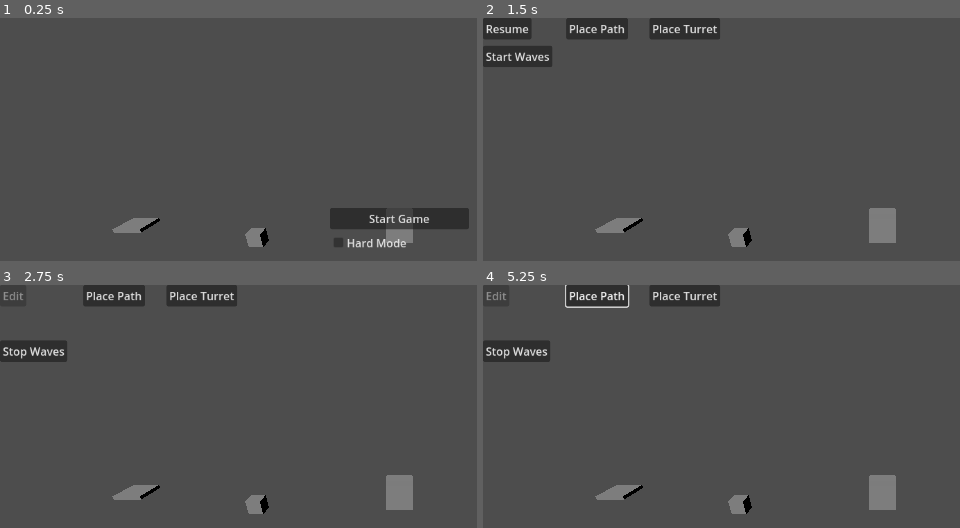
Above: before the commit, frames 1-4 (two rows, left to right).
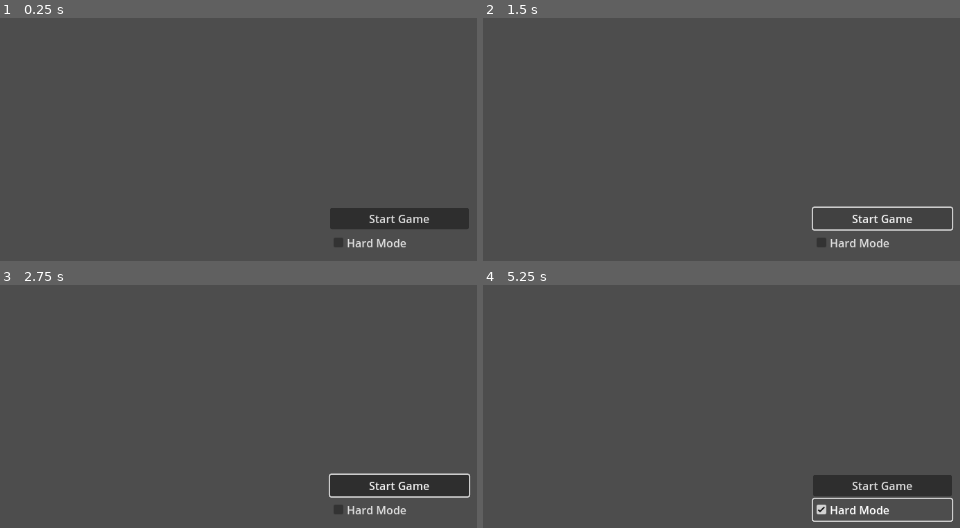
Above: after the commit, the same moments.

Repository: potatozepp/GPT-Test
Game: Godot game, scene res://main.tscn
Same seed, same stepped clock (60 frames per second), same inputs: the game is played once before the commit and once after it.
Inputs (mouse positions are in pixels of both pictures, inside the frame that each line leads up to):
- Up to frame 1 (0.25 s): no input
- Up to frame 2 (1.5 s): click "Start Game" at 0.5 s; click (883, 219) at 1.25 s, where only the run after the commit has a clickable "Start Game"
- Up to frame 3 (2.75 s): click (33, 323) at 2 s, where only the run before the commit has a clickable "Start Waves"
- Up to frame 4 (5.25 s): click (516, 350) at 2.75 s, where only the run before the commit has a clickable "Stop Waves"; click (516, 323) at 3.5 s, where only the run before the commit has a clickable "Start Waves"; click (597, 294) at 4.25 s, where only the run before the commit has a clickable "Place Path"; click (883, 510) at 5 s, where only the run after the commit has a clickable "Hard Mode"

The runs differ from the first frame. In frame 1, 1.0% of the frame differs, in the area x 23-87%, y 82-95%; in frame 2, 6.5%; in frame 3, 7.6%; in frame 4, 7.7%, in the area x 0-99%, y 0-98%.
Error after the commit: Parse Error: Used space character for indentation instead of tab as used before in the file. (res://main.gd:40)

Commit message:
Improve input and pathfinding

Diff:
--- a/enemy.gd
+++ b/enemy.gd
@@ -6,27 +6,40 @@
 var hp := 3
 
 func _physics_process(delta: float) -> void:
-	var main = get_tree().get_root().get_node("Main")
-	var positions: Array = main.path_positions
-	for i in range(positions.size()):
-		if position.distance_to(positions[i]) <= detection_radius:
-			current_index = i
-			break
-	if current_index == -1:
-		return
-	var next_index := current_index + 1
-	if next_index >= positions.size():
-		print("Game Over")
-		get_tree().quit()
-		return
-	var target: Vector3 = positions[next_index]
-	var direction := (target - position).normalized()
-	var distance := speed * delta
-	if position.distance_to(target) <= distance:
-		position = target
-		current_index = next_index
-	else:
-		position += direction * distance
+        var main = get_tree().get_root().get_node("Main")
+        var positions: Array = main.path_positions
+        var core_pos: Vector3 = positions[positions.size() - 1]
+
+        var found_path := false
+        for i in range(positions.size()):
+                if position.distance_to(positions[i]) <= detection_radius:
+                        current_index = i
+                        found_path = true
+                        break
+        if not found_path:
+                current_index = -1
+
+        var target: Vector3 = core_pos
+        if current_index != -1:
+                var next_index := current_index + 1
+                if next_index >= positions.size():
+                        print("Game Over")
+                        get_tree().quit()
+                        return
+                var next_target: Vector3 = positions[next_index]
+                if position.distance_to(core_pos) < position.distance_to(next_target):
+                        target = core_pos
+                else:
+                        target = next_target
+
+        var direction := (target - position).normalized()
+        var distance := speed * delta
+        if position.distance_to(target) <= distance:
+                position = target
+                if current_index != -1 and target != core_pos:
+                        current_index += 1
+        else:
+                position += direction * distance
 
 func take_damage(amount: int) -> void:
 	hp -= amount
--- a/main.gd
+++ b/main.gd
@@ -24,6 +24,8 @@
 @onready var camera = $Camera3D
 var preview_path
 var preview_tower
+var selected_node: Node3D
+var original_material: Material
 
 func _ready() -> void:
 	var core = CoreScene.instantiate()
@@ -37,9 +39,10 @@
 	start_path.add_to_group("paths")
 	add_child(start_path)
 
-	var tower = TowerScene.instantiate()
-	tower.position = Vector3(-10, 0, 2)
-	add_child(tower)
+        var tower = TowerScene.instantiate()
+        tower.position = Vector3(-10, 0, 2)
+        add_child(tower)
+        tower.add_to_group("towers")
 
 	preview_path = PathScene.instantiate()
 	var mesh = preview_path.get_node("Mesh") as MeshInstance3D
@@ -71,8 +74,8 @@
 	stop_button.visible = false
 	path_button.visible = false
 	turret_button.visible = false
-	set_process(true)
-	set_process_input(true)
+        set_process(true)
+        set_process_unhandled_input(true)
 
 func start_game() -> void:
 	game_loaded = true
@@ -144,28 +147,83 @@
 		e.queue_free()
 
 func _input(event: InputEvent) -> void:
-	if not game_loaded or not editing_mode:
-		return
-
-	if event is InputEventMouseButton and event.button_index == MOUSE_BUTTON_LEFT and event.pressed:
-		if placement_mode == "path":
-			add_path_segment(preview_path.position)
-		else:
-			place_turret(preview_tower.position)
+func _unhandled_input(event: InputEvent) -> void:
+        if not game_loaded or not editing_mode:
+                return
+
+        if event is InputEventKey and event.pressed and event.keycode == KEY_DELETE and selected_node:
+                if selected_node.is_in_group("paths"):
+                        path_positions.erase(selected_node.position)
+                selected_node.queue_free()
+                selected_node = null
+                original_material = null
+                return
+
+        if event is InputEventMouseButton and event.button_index == MOUSE_BUTTON_LEFT and event.pressed:
+                var mouse_pos = event.position
+                var origin = camera.project_ray_origin(mouse_pos)
+                var dir = camera.project_ray_normal(mouse_pos)
+                var space = get_world_3d().direct_space_state
+                var query = PhysicsRayQueryParameters3D.create(origin, origin + dir * 1000)
+                var result = space.intersect_ray(query)
+                if result:
+                        var node = result.collider
+                        if node.is_in_group("paths") or node.is_in_group("towers"):
+                                select_node(node)
+                                return
+                        elif node.get_parent() and (node.get_parent().is_in_group("paths") or node.get_parent().is_in_group("towers")):
+                                select_node(node.get_parent())
+                                return
+                clear_selection()
+                if placement_mode == "path":
+                        add_path_segment(preview_path.position)
+                else:
+                        place_turret(preview_tower.position)
 
 func add_path_segment(pos: Vector3) -> void:
-	pos.y = 0
-	path_positions.insert(path_positions.size() - 1, pos)
-	var p = PathScene.instantiate()
-	p.position = pos
-	p.add_to_group("paths")
-	add_child(p)
+        pos.y = 0
+        for n in get_tree().get_nodes_in_group("paths"):
+                if n.position == pos:
+                        return
+        for t in get_tree().get_nodes_in_group("towers"):
+                if t.position == pos:
+                        return
+        path_positions.insert(path_positions.size() - 1, pos)
+        var p = PathScene.instantiate()
+        p.position = pos
+        p.add_to_group("paths")
+        add_child(p)
 
 func place_turret(pos: Vector3) -> void:
-	pos.y = 0
-	var t = TowerScene.instantiate()
-	t.position = pos
-	add_child(t)
+        pos.y = 0
+        for n in get_tree().get_nodes_in_group("paths"):
+                if n.position == pos:
+                        return
+        for tt in get_tree().get_nodes_in_group("towers"):
+                if tt.position == pos:
+                        return
+        var t = TowerScene.instantiate()
+        t.position = pos
+        t.add_to_group("towers")
+        add_child(t)
+
+func select_node(node: Node3D) -> void:
+        clear_selection()
+        selected_node = node
+        var mesh = node.get_node_or_null("Mesh") as MeshInstance3D
+        if mesh:
+                original_material = mesh.get_active_material(0)
+                var mat := StandardMaterial3D.new()
+                mat.albedo_color = Color(1, 0, 0)
+                mesh.set_surface_override_material(0, mat)
+
+func clear_selection() -> void:
+        if selected_node:
+                var mesh = selected_node.get_node_or_null("Mesh") as MeshInstance3D
+                if mesh and original_material:
+                        mesh.set_surface_override_material(0, original_material)
+        selected_node = null
+        original_material = null
 
 
 func _process(delta: float) -> void:
--- a/project.godot
+++ b/project.godot
@@ -32,12 +32,18 @@
 "events": [{
 "keycode": 87,
 "type": "key"
+}, {
+"keycode": 4194320,
+"type": "key"
 }]
 }
 move_backward={
 "deadzone": 0.5,
 "events": [{
 "keycode": 83,
+"type": "key"
+}, {
+"keycode": 4194322,
 "type": "key"
 }]
 }
@@ -46,12 +52,18 @@
 "events": [{
 "keycode": 65,
 "type": "key"
+}, {
+"keycode": 4194319,
+"type": "key"
 }]
 }
 move_right={
 "deadzone": 0.5,
 "events": [{
 "keycode": 68,
+"type": "key"
+}, {
+"keycode": 4194321,
 "type": "key"
 }]
 }
--- a/rts_camera.gd
+++ b/rts_camera.gd
@@ -10,6 +10,7 @@
 
 var yaw := 0.0
 var pitch := -0.3
+var middle_panning := false
 
 func _ready():
 	Input.set_mouse_mode(Input.MOUSE_MODE_VISIBLE)
@@ -38,24 +39,24 @@
 
 ## Edge Movement
 
-	# if Input.get_mouse_mode() == Input.MOUSE_MODE_VISIBLE:
-	# 	var mouse_pos = get_viewport().get_mouse_position()
-	# 	var size = get_viewport().get_visible_rect().size
-	# 	if mouse_pos.x <= edge_margin:
-	# 		translate(-basis.x * edge_speed * delta)
-	# 	elif mouse_pos.x >= size.x - edge_margin:
-	# 		translate(basis.x * edge_speed * delta)
-	# 	if mouse_pos.y <= edge_margin:
-	# 		translate(-basis.z * edge_speed * delta)
-	# 	elif mouse_pos.y >= size.y - edge_margin:
-	# 		translate(basis.z * edge_speed * delta)
+	if Input.get_mouse_mode() == Input.MOUSE_MODE_VISIBLE:
+		var mouse_pos = get_viewport().get_mouse_position()
+		var size = get_viewport().get_visible_rect().size
+		if mouse_pos.x <= edge_margin:
+			translate(-basis.x * edge_speed * delta)
+		elif mouse_pos.x >= size.x - edge_margin:
+			translate(basis.x * edge_speed * delta)
+		if mouse_pos.y <= edge_margin:
+			translate(-basis.z * edge_speed * delta)
+		elif mouse_pos.y >= size.y - edge_margin:
+			translate(basis.z * edge_speed * delta)
 
 func _unhandled_input(event):
 	if event is InputEventMouseButton:
 		if event.button_index == MOUSE_BUTTON_RIGHT:
 			Input.set_mouse_mode(Input.MOUSE_MODE_CAPTURED if event.pressed else Input.MOUSE_MODE_VISIBLE)
 		elif event.button_index == MOUSE_BUTTON_MIDDLE:
-			Input.set_mouse_mode(Input.MOUSE_MODE_CAPTURED if event.pressed else Input.MOUSE_MODE_VISIBLE)
+			middle_panning = event.pressed
 		elif event.button_index == MOUSE_BUTTON_WHEEL_UP:
 			translate(-basis.z * zoom_speed)
 		elif event.button_index == MOUSE_BUTTON_WHEEL_DOWN:
@@ -66,5 +67,5 @@
 			pitch = clamp(pitch - event.relative.y * rotation_speed, -1.2, 0.2)
 			rotation.y = yaw
 			rotation.x = pitch
-		elif Input.is_mouse_button_pressed(MOUSE_BUTTON_MIDDLE):
+		elif middle_panning:
 			translate((basis.x * event.relative.x + basis.z * event.relative.y) * pan_speed)
